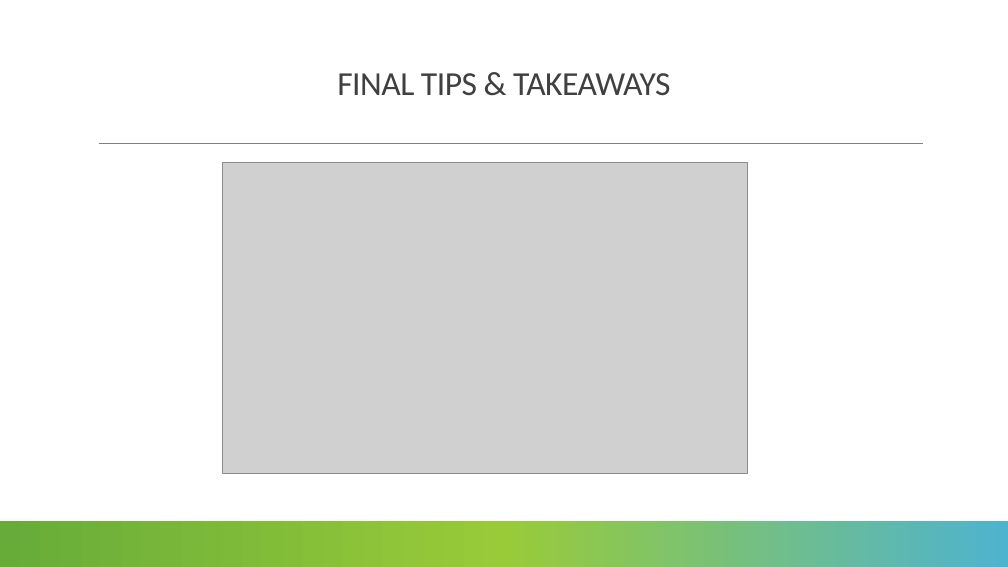
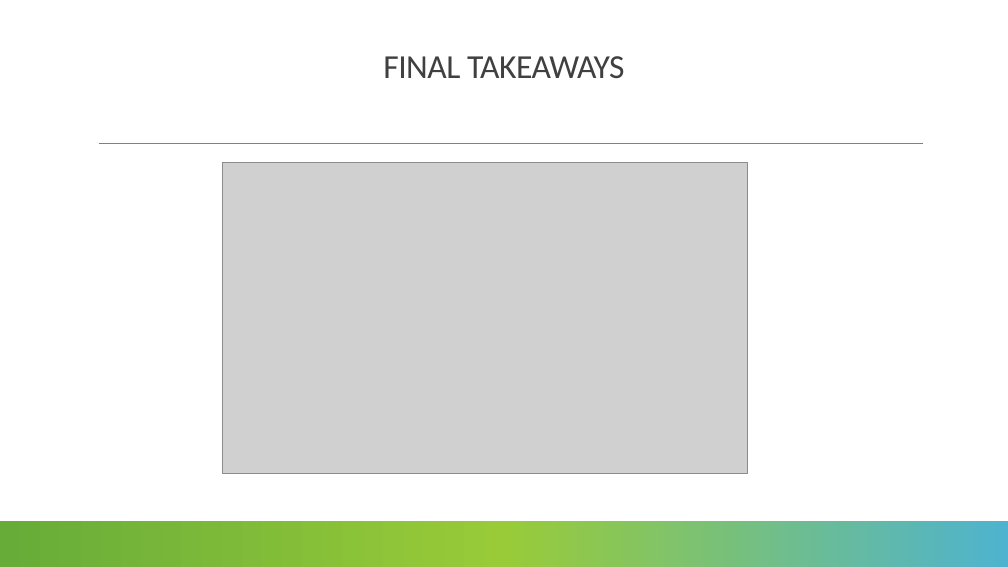
Before and after one commit to lmanov1/CancerPrediction, a slide deck: slide 10 of PROJECT_PRESENTATION.pptx. Drawn at 1008x567 pixels with LibreOffice and Linux fonts; fonts in the diff are those of the drawing; grey boxes stand for pictures. Boxes give left, top, right and bottom in pixels: in the first picture for what was removed or moved away, otherwise in the second. Text is boxed around its words. In the diff, an @@ line names an element or a change of style, - is before the commit and + after.

Commit message:
different typos

```diff
--- a/PROJECT_PRESENTATION.pptx
+++ b/PROJECT_PRESENTATION.pptx
@@ title at [383,56,625,79]: text changed @@
-FINAL TIPS & TAKEAWAYS
+FINAL TAKEAWAYS
```
Also in this commit, not shown: 6 other slides changed.
